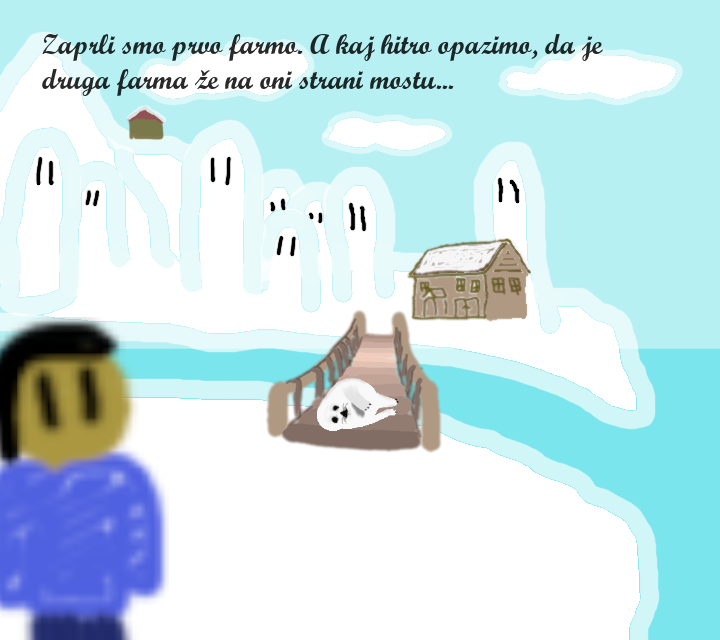
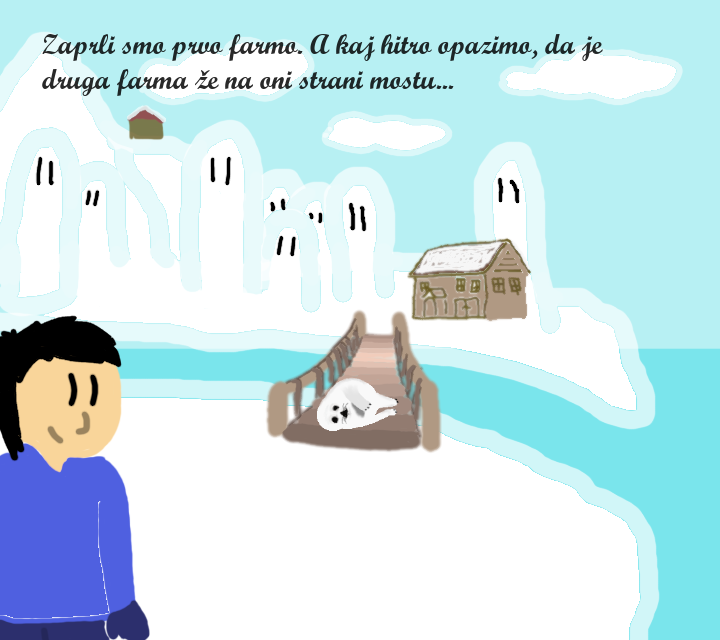
Layer changes from the first 720x640 image to the second:
renamed "player.png" to "actual clouk", painted on it over (0, 315, 169, 640)
